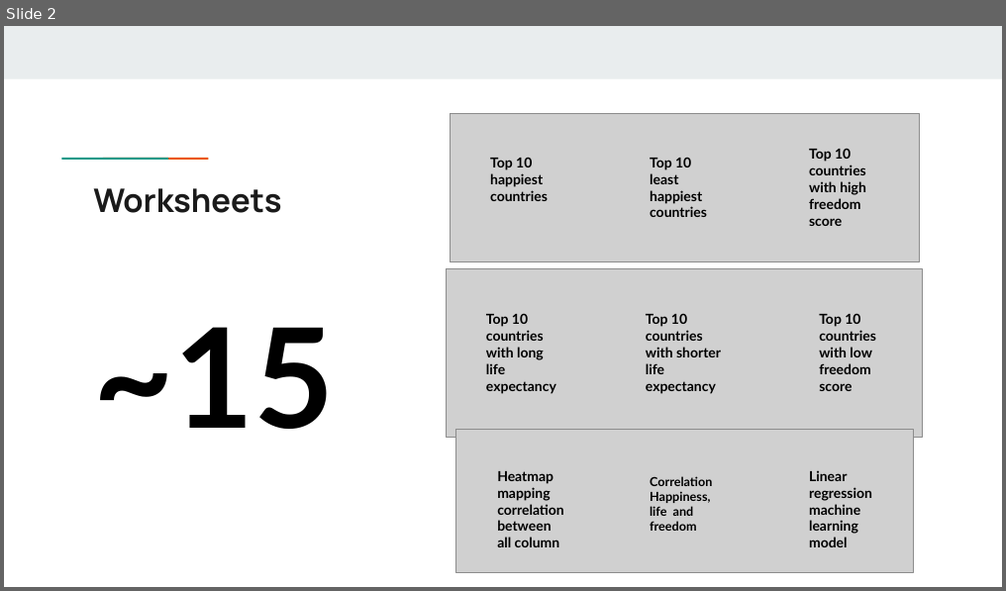
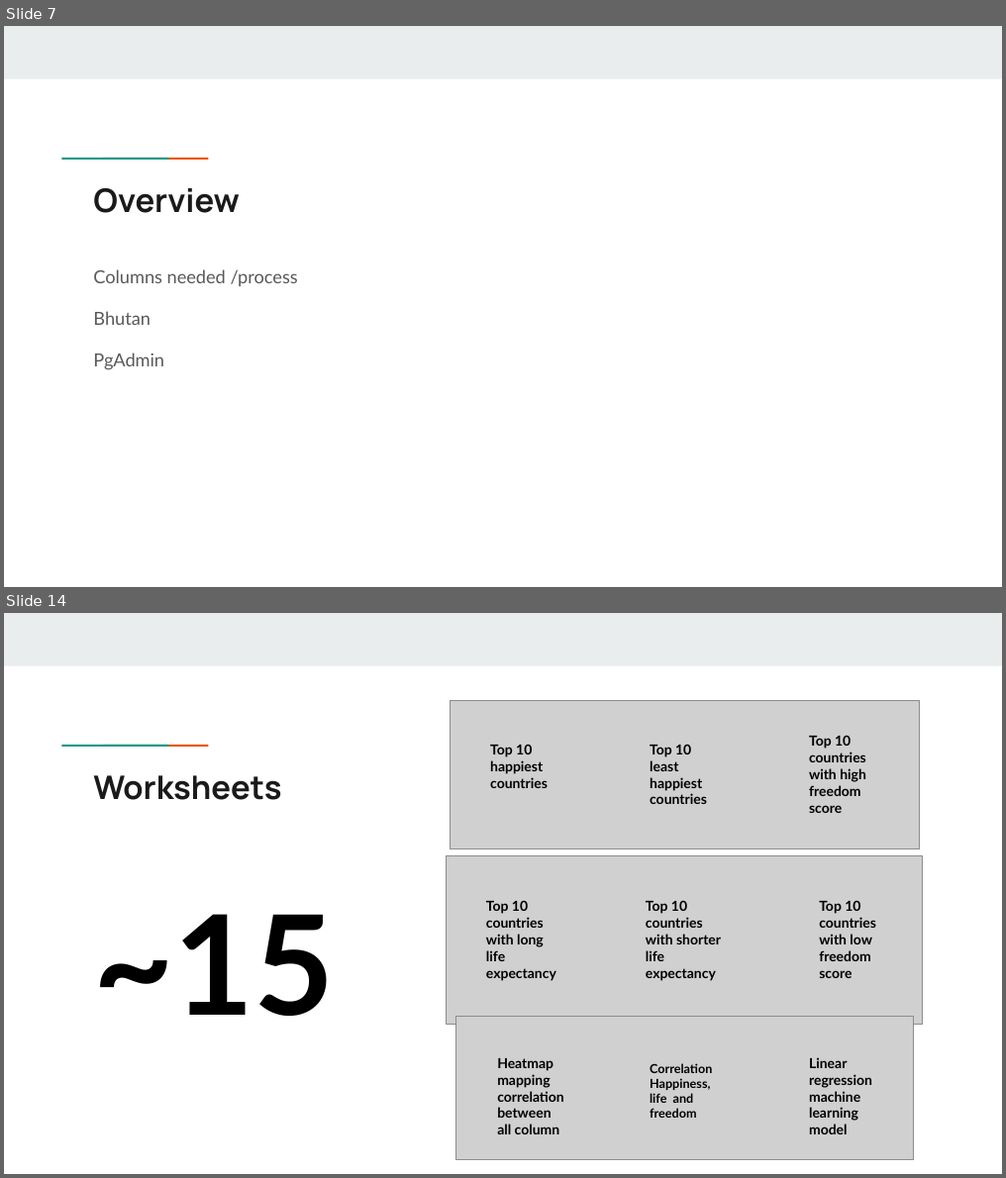
Before and after one commit to GloriaY007/Final-Group-Project-, a slide deck: Resources/Can we predict happiness.pptx. Shown one above the other, each under a label of ours: slide 2 before the commit, slides 7 and 14 after it; the slides between them are not shown. The pictures are 1006x591 and 1006x1178 pixels, drawn with LibreOffice and Linux fonts; fonts in the diff are those of the drawing; grey boxes stand for pictures. Boxes give left, top, right and bottom in pixels: in the first picture for what was removed or moved away, otherwise in the second. Text is boxed around its words. In the diff, an @@ line names an element or a change of style, - is before the commit and + after.

```diff
--- a/Resources/Can we predict happiness.pptx
+++ b/Resources/Can we predict happiness.pptx
@@ slide 7 added at (4,26,1002,587), background #FFFFFF; not listed: 3 template elements that a slide beside it also shows @@
@@ title added at (93,188,239,213), 23.4 pt, text #1A1A1A, bold @@
+Overview
@@ text added at (93,270,298,371), 13 pt, text #595959 @@
+Columns needed /process
+Bhutan
+PgAdmin
@@ what was slide 2 is now slide 14 @@
```
Also in this commit, not shown: 1 slide changed, 13 other slides added.
